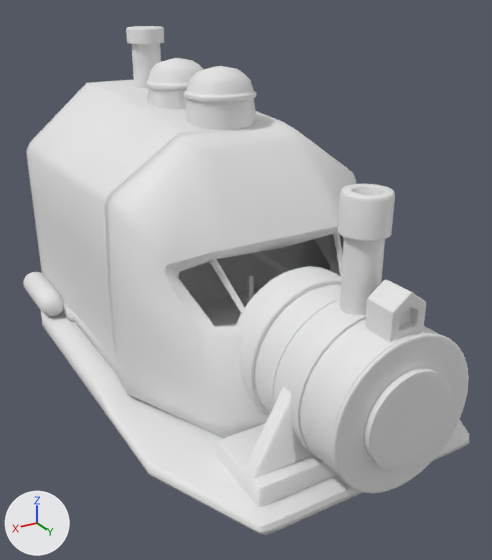
The FBX model Assets/Vehicles/VH_Train_FrontCabin.fbx, before and after one commit.
Both versions are drawn from a camera (50 mm lens) standing at (5.99, 12.15, 6.65) and looking at (0.09, 2.32, 1.74). Every picture has the same lights, and +X, +Y and +Z are marked at lower left. Materials are left out; every surface is plain grey. Where no turn or scale is listed for an object, it has been applied to the vertices.
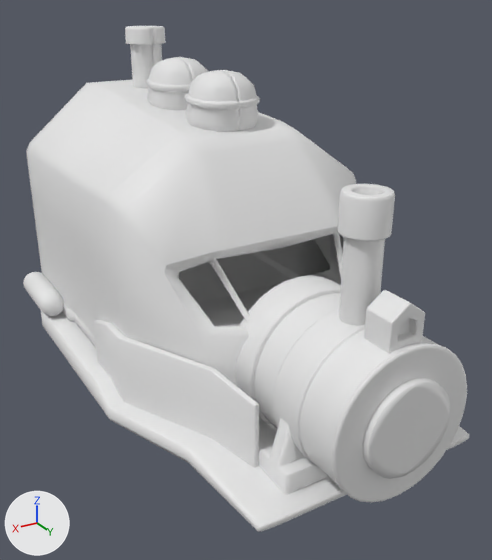
Commit message: commit new front train

Where the newer file only moved an object's origin or applied its transform, the numbers keep the older frame.

Diff of the bpy script that builds the scene:
```diff
--- a/Assets/Vehicles/VH_Train_FrontCabin.fbx.py
+++ b/Assets/Vehicles/VH_Train_FrontCabin.fbx.py
@@ me_cube_003 @@
 # used by ob_cube_013; location = (0.0, -0.02, 2.34); scale = (2.16, 1.66, 1.67)
-me_cube_003.from_pydata(...)  # 499 vertices, 489 faces; spans x -1.17..1.18, y -1.68..2.69, z -1.45..1.43
+me_cube_003.from_pydata(...)  # 503 vertices, 494 faces; spans x -2.52..2.55, y -2.82..4.14, z -0.08..4.74
+# me_cube_003 part 4: 499 vertices removed from x -1.17..1.18, y -1.68..2.69, z -1.45..1.43; 503 vertices added at x -2.52..2.55, y -2.82..4.14, z -0.08..4.74
@@ me_cylinder @@
 me_cylinder.from_pydata(...)  # 990 vertices, 988 faces; spans x -1.29..1.29, y -0.17..2.64, z -1.29..1.28
+# me_cylinder part 3: the whole mesh is moved by (0.0, 0.0, -0.16)
@@ me_cube_013 @@
 me_cube_013.from_pydata(...)  # 196 vertices, 194 faces; spans x -0.301..0.301, y -0.259..0.259, z -0.258..0.47
+# me_cube_013 part 5: the whole mesh is moved by (0.0, 0.0, -0.154)
@@ me_cube_004 @@
 me_cube_004.from_pydata(...)  # 117 vertices, 89 faces; spans x 4.1..6.62, y -2.8..1.75, z -1.93..2.4
+# me_cube_004 part 1: its shading normals changed
@@ me_cylinder_005 @@
 # used by ob_cylinder_003; parent = ob_cube_013; location = (0.0, -1.136, 1.565); scale = (0.138, 0.18, 0.166)
-me_cylinder_005.from_pydata(...)  # 497 vertices, 480 faces; spans x -1.31..1.31, y -1.32..1.29, z -1.0..3.37
+me_cylinder_005.from_pydata(...)  # 1275 vertices, 1276 faces; spans x -0.42..0.42, y -2.31..-1.51, z 4.68..5.9
+# me_cylinder_005 part 6: 1275 vertices added at x -0.42..0.42, y -2.31..-1.51, z 4.68..5.9
+# me_cylinder_005 part 7: 497 vertices removed from x -1.31..1.31, y -1.32..1.29, z -1.0..3.37
@@ me_cube_015 @@
 # used by ob_cube_007; parent = ob_cube_013; location = (0.0, 0.787, 1.498); scale = (0.258, 0.335, 0.399)
-me_cube_015.from_pydata(...)  # 512 vertices, 498 faces; spans x -1.09..1.09, y -4.14..1.09, z -0.7..0.81
+me_cube_015.from_pydata(...)  # 1148 vertices, 1152 faces; spans x -0.63..0.63, y -0.96..1.98, z 4.27..5.41
+# me_cube_015 part 9: 1148 vertices added at x -0.63..0.63, y -0.96..1.98, z 4.27..5.41
+# me_cube_015 part 10: 256 vertices removed from x -1.09..1.09, y -1.09..1.09, z -0.7..0.81
+# me_cube_015 part 11: 256 vertices removed from x -1.09..1.09, y -4.14..-1.96, z -0.7..0.81
@@ me_cylinder_004 @@
 me_cylinder_004.from_pydata(...)  # 433 vertices, 416 faces; spans x -0.37..0.37, y -0.37..0.36, z -0.53..1.8
+# me_cylinder_004 part 2: its shading normals changed
@@ me_cube_011 @@
-me_cube_011.from_pydata(...)  # 160 vertices, 162 faces; spans x -2.88..2.88, y -8.67..0.24, z -0.38..0.11
+me_cube_011.from_pydata(...)  # 160 vertices, 162 faces; spans x -2.88..2.88, y -8.62..0.19, z -0.38..0.11
+# me_cube_011 part 8: 32 of 160 vertices moved; they spanned x -2.88..2.88, y -1.76..0.24, z -0.38..-0.1 and now span x -2.23..2.23, y -1.76..0.15, z -0.38..-0.1; mean shift (0.0, -0.04, 0.0); largest move (-2.88, -1.76, -0.12) -> (-2.23, -1.76, -0.12)
@@ ob_cube_013 @@
 ob_cube_013 = bpy.data.objects.new('Cube.013', me_cube_003)
-ob_cube_013.location = (0.0, -0.02, 2.34)
-ob_cube_013.scale = (2.16, 1.66, 1.67)
+ob_cube_013.location = (0.0, 0.0, 0.0)
@@ ob_cube_004 @@
-ob_cube_004 = bpy.data.objects.new('Cube.004', me_cube_006)
@@ ob_cylinder_003 @@
 ob_cylinder_003.parent = ob_cube_013
-ob_cylinder_003.location = (0.0, -1.136, 1.565)
-ob_cylinder_003.scale = (0.138, 0.18, 0.166)
+ob_cylinder_003.location = (0.0, 0.0, 0.0)
@@ ob_cube_007 @@
 ob_cube_007.parent = ob_cube_013
-ob_cube_007.location = (0.0, 0.787, 1.498)
-ob_cube_007.scale = (0.258, 0.335, 0.399)
+ob_cube_007.location = (0.0, 0.0, 0.0)
@@ ob_cube_005 @@
-ob_cube_005 = bpy.data.objects.new('Cube.005', me_cube_007)
@@ ob_cube_009 @@
-ob_cube_009 = bpy.data.objects.new('Cube.009', me_cube_009)
@@ ob_cabinfence @@
+ob_cabinfence = bpy.data.objects.new('CabinFence', me_cube_018)  # 126 vertices, 106 faces; spans x -2.6..2.6, y 1.05..4.95, z -0.19..1.23
+ob_cabinfence.location = (0.0, 0.0, 0.0)
@@ ob_cylindersupport @@
+ob_cylindersupport = bpy.data.objects.new('CylinderSupport', me_cube_002)  # 300 vertices, 298 faces; spans x -1.43..1.43, y 4.09..5.66, z -0.24..1.95
+ob_cylindersupport.location = (0.0, 0.0, 0.0)
```

Changed parts and their boxes [x1, y1, x2, y2] in the pictures (492 x 560 px; the box of a moved part takes in the faces that stretch with it):
'Cube.013', reshaped, moved, rescaled
    before: [62, 111, 356, 438]
    after: [62, 112, 356, 386]
'Cylinder', mesh moved
    before: [235, 266, 469, 494]
    after: [235, 275, 467, 503]
'Cube.010', reshaped
    before: [41, 311, 470, 535]
    after: [41, 311, 469, 532]
'CabinFence', added
    after: [94, 320, 259, 467]
'Cube.009', deleted
    before: [216, 387, 337, 507]
'Cube.007', reshaped, moved, rescaled
    before: [145, 58, 257, 130]
    after: [146, 57, 260, 132]
'Cube.001', mesh moved
    before: [365, 279, 426, 342]
    after: [364, 290, 425, 353]
'CylinderSupport', added
    after: [259, 418, 329, 494]
'Cylinder.003', reshaped, moved, rescaled (8% wider)
    before: [126, 26, 164, 89]
    after: [125, 26, 166, 89]
'Cube.005', deleted
    before: [247, 274, 253, 298]
'Cube.004', deleted
    before: [239, 293, 255, 304]
part 6 of me_cylinder_005, added
    after: [125, 26, 166, 89]
part 7 of me_cylinder_005, deleted
    before: [126, 26, 164, 89]
part 8 of me_cube_011, moved or reshaped
    before: [108, 398, 470, 535]
    after: [108, 407, 469, 532]
part 9 of me_cube_015, added
    after: [146, 57, 260, 132]
part 10 of me_cube_015, deleted
    before: [184, 66, 257, 130]
part 11 of me_cube_015, deleted
    before: [145, 58, 204, 109]
